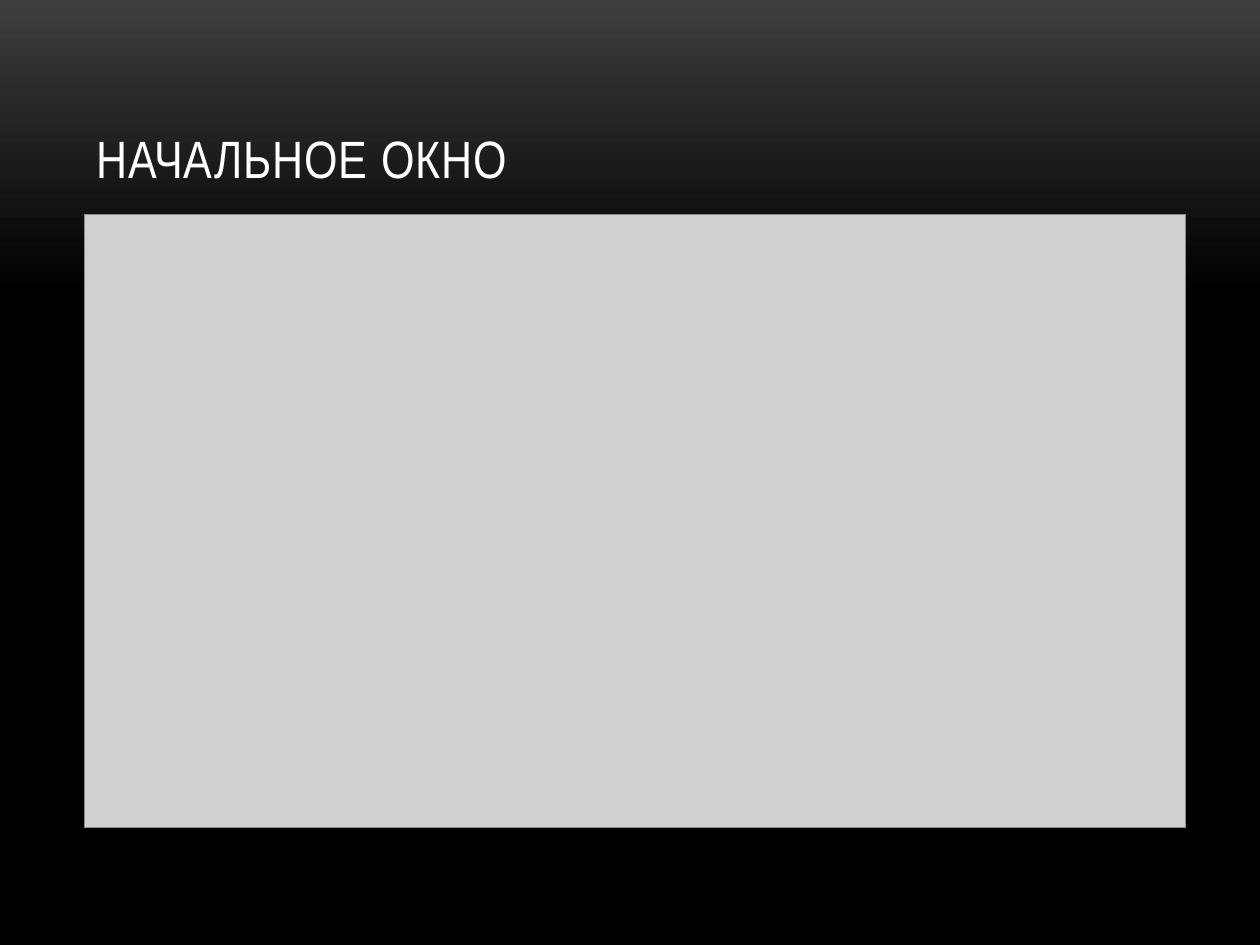
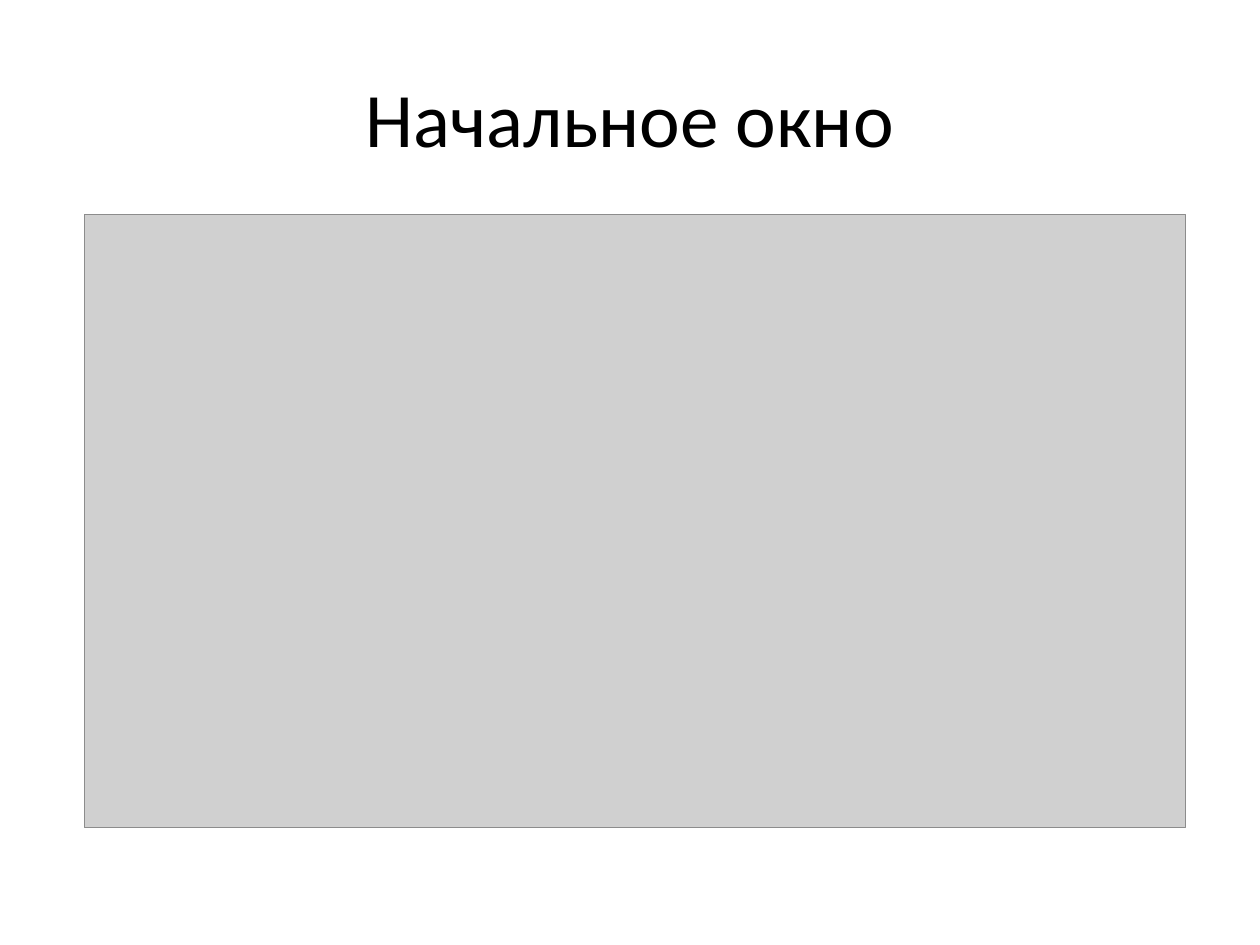
Before and after one commit to Alex-50/Arsentiev-Razukhin, a slide deck: slide 2 of Презентация.pptx (slide 5 before the commit). Drawn at 1260x945 pixels with LibreOffice and Linux fonts; fonts in the diff are those of the drawing; grey boxes stand for pictures; background and template pictures are left out. Boxes give left, top, right and bottom in pixels: in the first picture for what was removed or moved away, otherwise in the second. Text is boxed around its words. In the diff, an @@ line names an element or a change of style, - is before the commit and + after.

```diff
--- a/Презентация.pptx
+++ b/Презентация.pptx
@@ background picture (left out) to #FFFFFF @@
@@ title "Начальное окно" at [365,97,894,148]: vertical alignment bottom to middle @@
@@ title at [365,97,894,148]: text changed; size 30 to 44 pt; font Arial Narrow to Calibri; text colour #FFFFFF to #000000 @@
-НАЧАЛЬНОЕ ОКНО
+Начальное окно
```
Also in this commit, not shown: 7 other slides changed, 3 slides removed.
